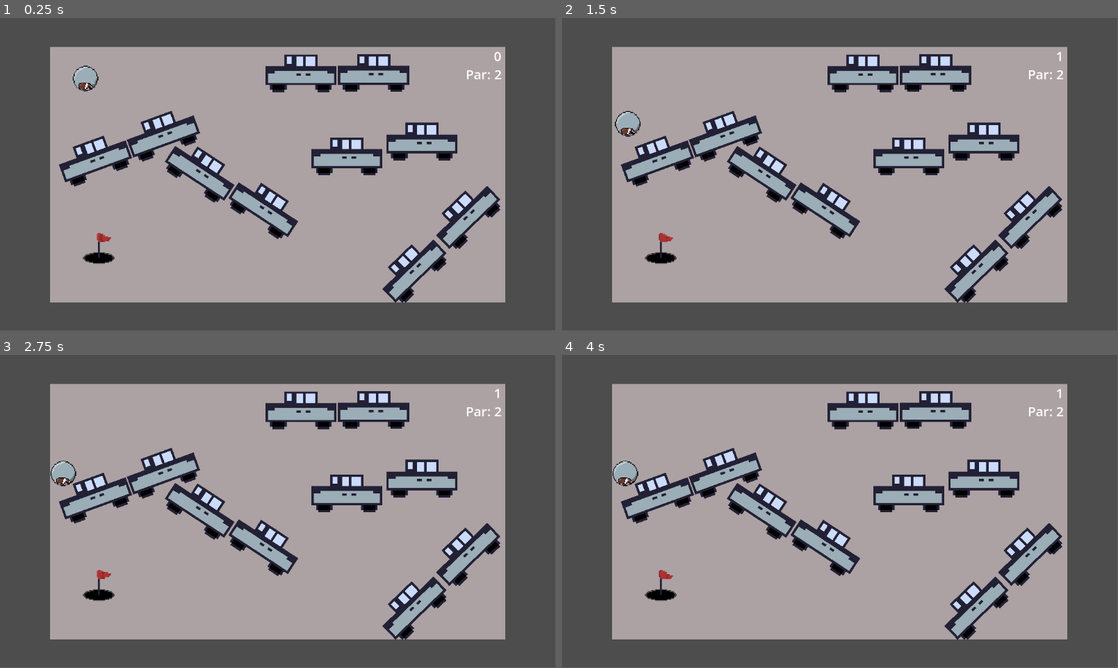
Above: before the commit, frames 1-4 (two rows, left to right).
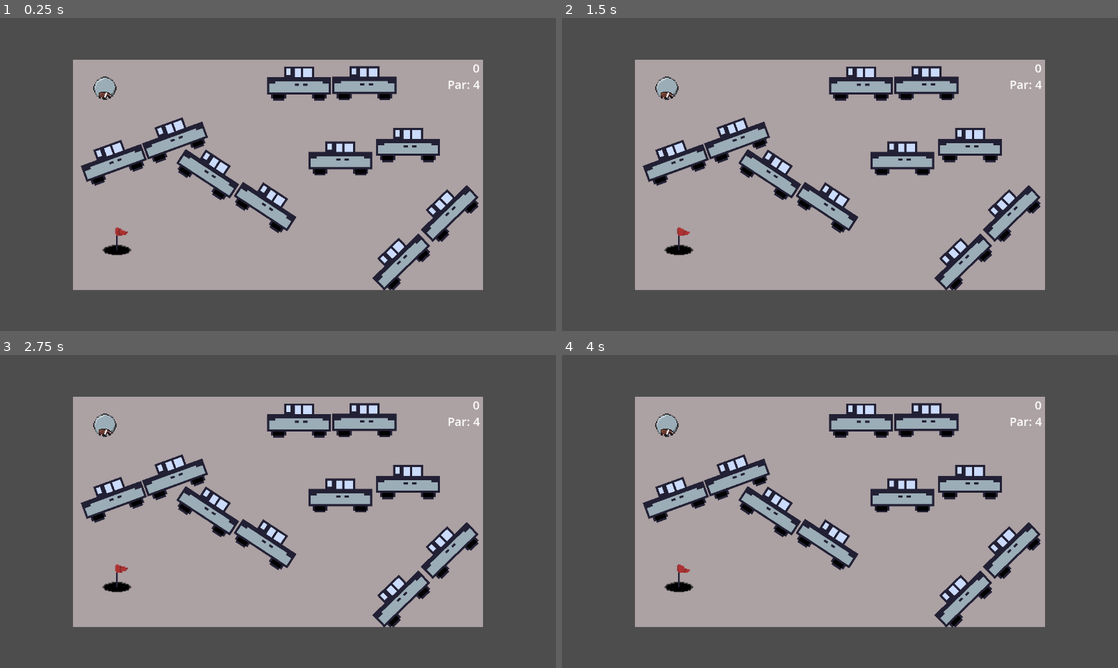
Above: after the commit, the same moments.

Repository: Teej622/get-to-work
Game: Godot game, scene res://scenes/game.tscn
The game is run twice, just before and just after one commit, with the same random seed, the same clock (stepped at 60 frames per second) and the same inputs.
Inputs (mouse positions are in pixels of both pictures, inside the frame that each line leads up to):
- Up to frame 1 (0.25 s): no input
- Up to frame 2 (1.5 s): tap Enter at 0.5 s; move the mouse to (645, 77) at 0.52 s; press the mouse at (645, 77) at 0.53 s; tap R (retry, bound only after the commit) at 1.25 s; move the mouse to (728, 190) at 1.27 s; release the mouse at (728, 190) at 1.28 s; click (728, 190) at 1.35 s
- Up to frame 3 (2.75 s): move the mouse to (333, 442) at 2.02 s; press the mouse at (333, 442) at 2.03 s
- Up to frame 4 (4 s): tap R (retry, bound only after the commit) at 2.75, 3.5 s; move the mouse to (812, 574) at 2.77 s; release the mouse at (812, 574) at 2.78 s; click (812, 574) at 2.85 s; move the mouse to (1006, 558) at 3.52 s; press the mouse at (1006, 558) at 3.53 s
In our replay, the window is 799x449 before the commit and 800x450 after it. These sizes can differ from the game's own. Grey fills any space a smaller window leaves; there, only what the larger window draws over its background counts as a difference.

The runs differ from the first frame. In frame 1, 23% of the frame differs, in the area x 9-91%, y 9-91%; in frame 2, 23%; in frame 3, 23%; in frame 4, 23%.

Commit message:
Added retry functionality

Diff:
--- a/rigid_body_2d.gd
+++ b/hamster_ball.gd
@@ -2,7 +2,6 @@
 
 @onready var power_bar = %PowerBar
 @onready var pivot = %PowerPivot
-
 @onready var arrow = %Arrow
 
 @export var stop_threshold = 50
@@ -32,7 +31,7 @@
 	var arrow_fill: Sprite2D = arrow.get_child(0)
 	arrow_fill.modulate = Color(power_fill.bg_color)
 
-	#Stop hamster if velocy < stop_threshold
+	#Stop hamster if velocity < stop_threshold
 	if linear_velocity.length() < stop_threshold and linear_velocity.length() > 0:
 		linear_velocity = Vector2.ZERO
 		angular_velocity = 0
--- a/project.godot
+++ b/project.godot
@@ -15,11 +15,21 @@
 config/features=PackedStringArray("4.6", "GL Compatibility")
 config/icon="res://icon.svg"
 
+[display]
+
+window/size/viewport_width=1280
+window/size/viewport_height=720
+
 [input]
 
 click={
 "deadzone": 0.2,
 "events": [Object(InputEventMouseButton,"resource_local_to_scene":false,"resource_name":"","device":-1,"window_id":0,"a …(253 unchanged characters)…
+]
+}
+retry={
+"deadzone": 0.2,
+"events": [Object(InputEventKey,"resource_local_to_scene":false,"resource_name":"","device":-1,"window_id":0,"alt_pressed":false,"shift_pressed":false,"ctrl_pressed":false,"meta_pressed":false,"pressed":false,"keycode":0,"physical_keycode":82,"key_label":0,"unicode":114,"location":0,"echo":false,"script":null)
 ]
 }
 
--- a/scenes/game.gd
+++ b/scenes/game.gd
@@ -2,15 +2,19 @@
 
 @onready var hamster_ball = %HamsterBall
 @onready var scoreType = %ScoreType
-@export var par = [2, 2, 2, 2]
+@export var par = [4, 2, 2, 2]
 var stage = 0
 var shot_history = []
 var starting_pos = [Vector2(90,80), Vector2(), Vector2(), Vector2()]
 
 func _physics_process(delta: float) -> void:
+
 	%ShotCounter.text = str(hamster_ball.shots)
+	%Par.text = "Par: " + str(par[stage])
 
-	%Par.text = "Par: " + str(par[stage])
+	if Input.is_action_pressed("retry") and %ScoreScreen.visible == false:
+		stage_handler()
+
 
 
 func _on_goal_score() -> void:
@@ -45,18 +49,16 @@
 func _on_next_stage_btn_pressed() -> void:
 	stage += 1
 	if stage > 4:
+		#TODO if stage count is higher than current stages it should do something
 		pass
 	%ScoreScreen.visible = false
 	shot_history.append(hamster_ball.shots)
-	hamster_ball.shots = 0
 	shot_counter_update()
 	stage_handler()
 
 func _on_retry_btn_pressed() -> void:
 	%ScoreScreen.visible = false
-	hamster_ball.shots = 0
 	shot_counter_update()
-	hamster_ball.position = starting_pos[stage]
 
 func shot_counter_update():
 	%ShotCounter.text = str(hamster_ball.shots)
@@ -66,3 +68,6 @@
 	for i in range(stages.size()):
 		if stages[i] is Node2D:
 			stages[i].visible = (i == stage)
+	hamster_ball.linear_velocity = Vector2.ZERO
+	hamster_ball.shots = 0
+	hamster_ball.position = starting_pos[stage]
--- a/scenes/game.tscn
+++ b/scenes/game.tscn
@@ -4,6 +4,10 @@
 [ext_resource type="PackedScene" uid="uid://cwcxrv0g2idnh" path="res://scenes/hamster_ball.tscn" id="1_uwrxv"]
 [ext_resource type="PackedScene" uid="uid://cpiewa65p1ql0" path="res://scenes/car.tscn" id="2_yqjtg"]
 [ext_resource type="PackedScene" uid="uid://4pdgihsmbf4g" path="res://scenes/goal.tscn" id="4_lbhrr"]
+
+[sub_resource type="PhysicsMaterial" id="PhysicsMaterial_lbhrr"]
+rough = true
+bounce = 0.5
 
 [sub_resource type="WorldBoundaryShape2D" id="WorldBoundaryShape2D_lnu2h"]
 distance = -2.0
@@ -71,6 +75,7 @@
 
 [node name="Boundary" type="StaticBody2D" parent="." unique_id=851081729]
 position = Vector2(0, -1)
+physics_material_override = SubResource("PhysicsMaterial_lbhrr")
 
 [node name="CollisionShape2D" type="CollisionShape2D" parent="Boundary" unique_id=2896969]
 rotation = 3.1415927
--- a/scenes/hamster_ball.tscn
+++ b/scenes/hamster_ball.tscn
@@ -1,6 +1,6 @@
 [gd_scene format=3 uid="uid://cwcxrv0g2idnh"]
 
-[ext_resource type="Script" uid="uid://dkplfxrknn01q" path="res://rigid_body_2d.gd" id="1_mt6xf"]
+[ext_resource type="Script" uid="uid://dkplfxrknn01q" path="res://hamster_ball.gd" id="1_mt6xf"]
 [ext_resource type="Texture2D" uid="uid://b548olw4h221e" path="res://assets/sprites/hamster-ball.png" id="2_vufpp"]
 [ext_resource type="Texture2D" uid="uid://wunra7sbl1pi" path="res://assets/sprites/arrow_outline.png" id="3_i6185"]
 [ext_resource type="Texture2D" uid="uid://dam8fdaf6ykce" path="res://assets/sprites/arrow_fill.png" id="4_4cact"]
Renamed: rigid_body_2d.gd.uid -> hamster_ball.gd.uid
